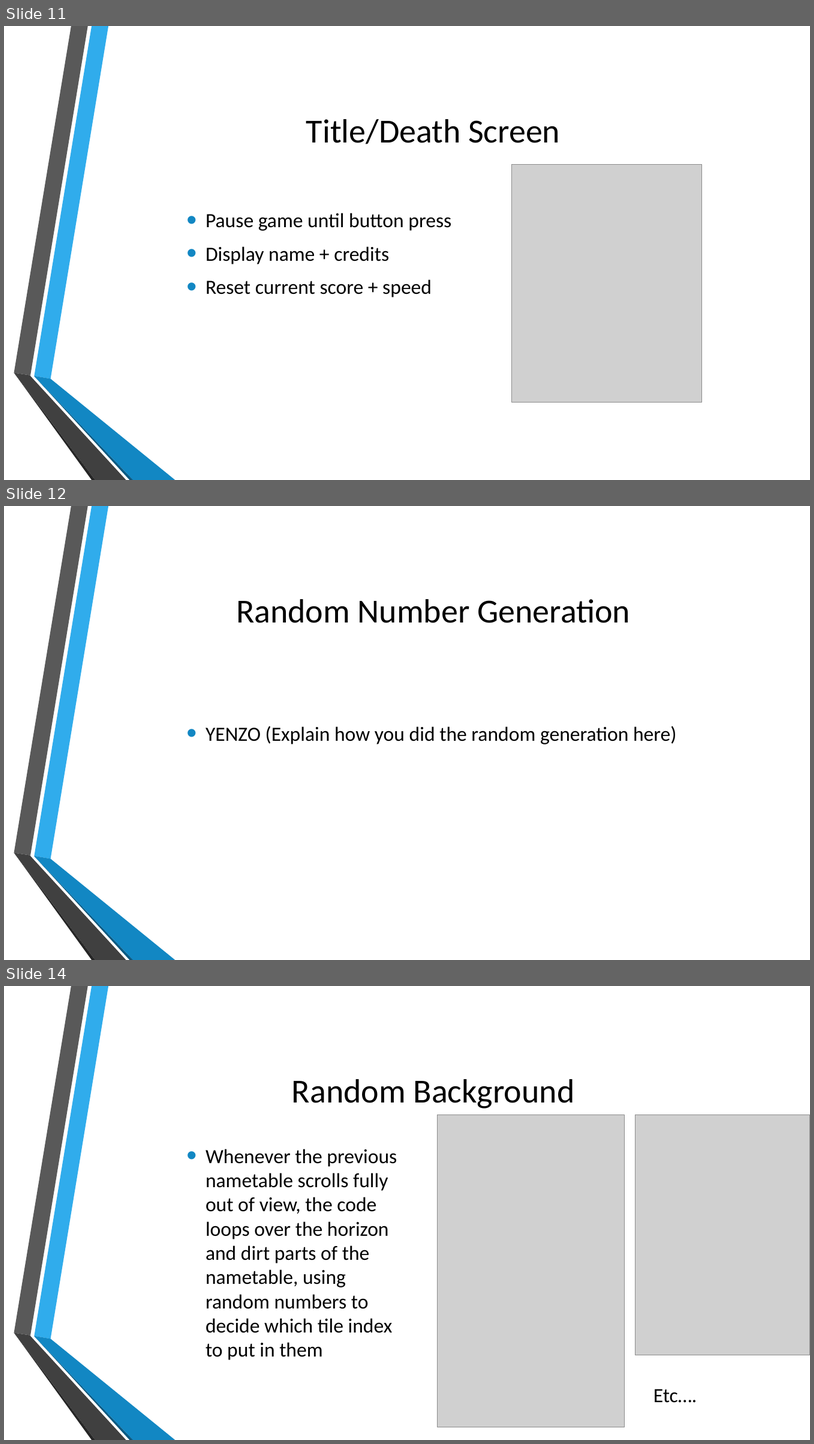
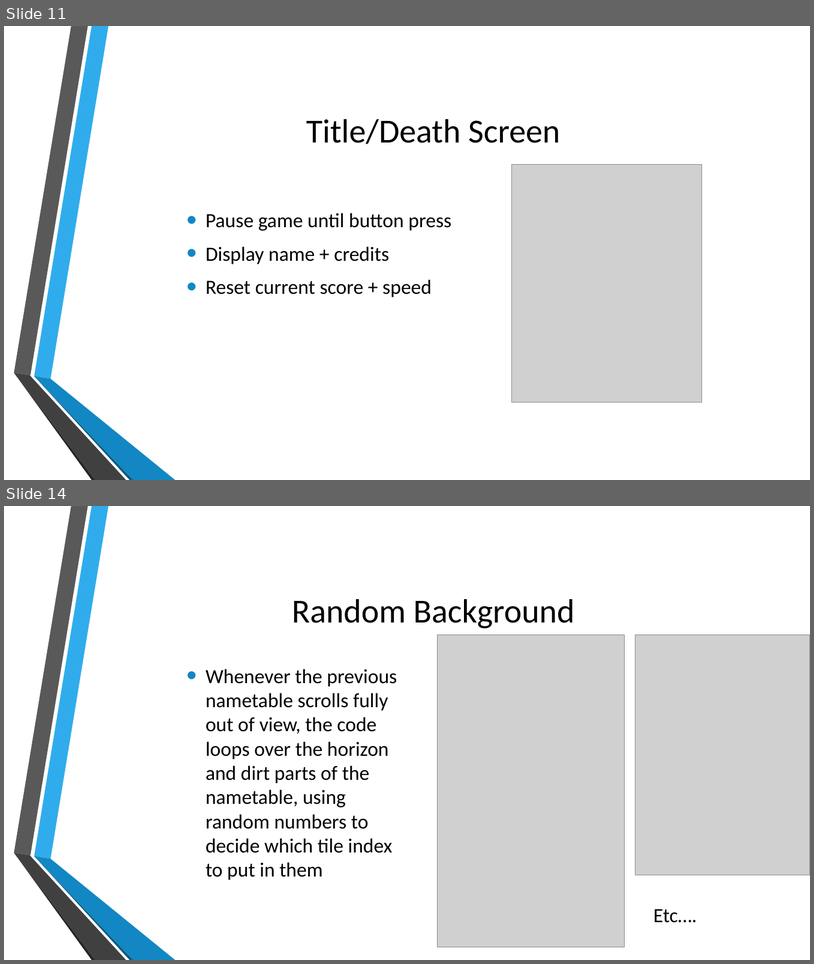
Before and after one commit to MatthiasOoms/NESDinoGame, a slide deck: Resources/NESDinoGame.pptx. Shown one above the other, each under a label of ours: slides 11, 12 and 14 before the commit, slides 11 and 14 after it; the slides between them are not shown. The pictures are 814x1444 and 814x964 pixels, drawn with LibreOffice and Linux fonts; fonts in the diff are those of the drawing; grey boxes stand for pictures; background and template pictures are left out. Boxes give left, top, right and bottom in pixels: in the first picture for what was removed or moved away, otherwise in the second. Text is boxed around its words. In the diff, an @@ line names an element or a change of style, - is before the commit and + after.

```diff
--- a/Resources/NESDinoGame.pptx
+++ b/Resources/NESDinoGame.pptx
@@ slide 12 removed at box(4, 506, 810, 960), background picture (left out); not listed: 6 template elements that a slide beside it also shows @@
@@ title removed at box(236, 599, 630, 623) @@
-Random Number Generation
@@ text removed at box(206, 726, 677, 744) @@
-• YENZO (Explain how you did the random generation here)
```
Also in this commit, not shown: 1 slide changed, 2 slides added, 1 other slide removed, 1 other file.
